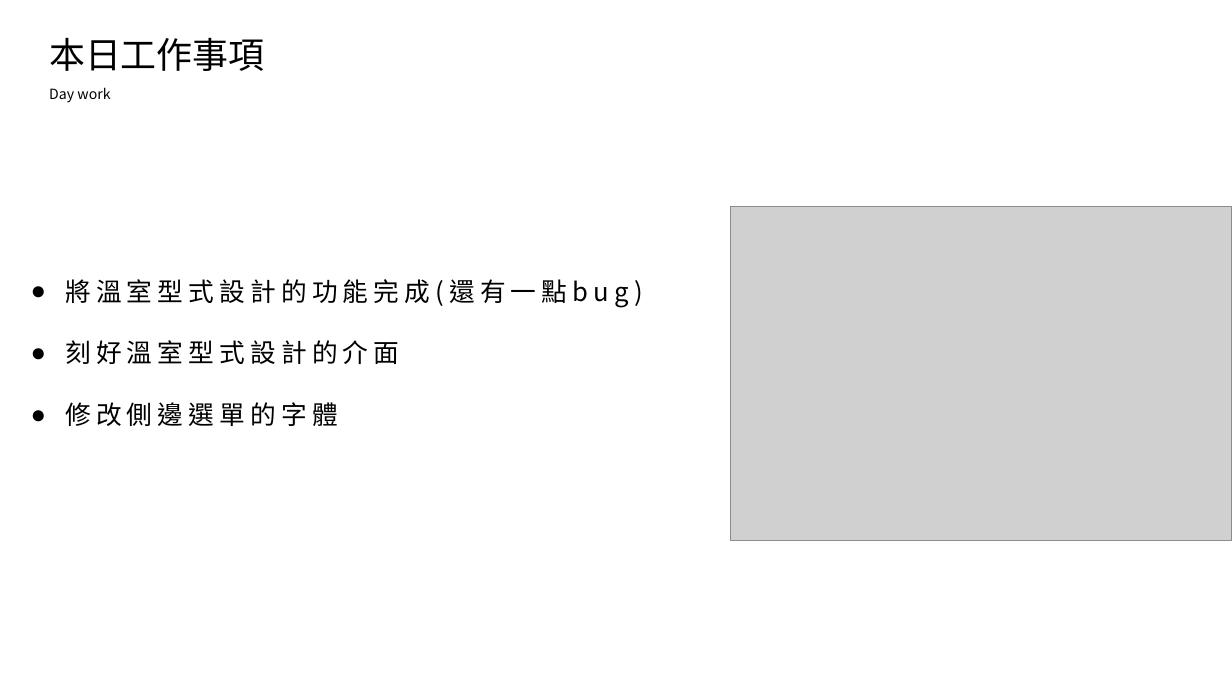
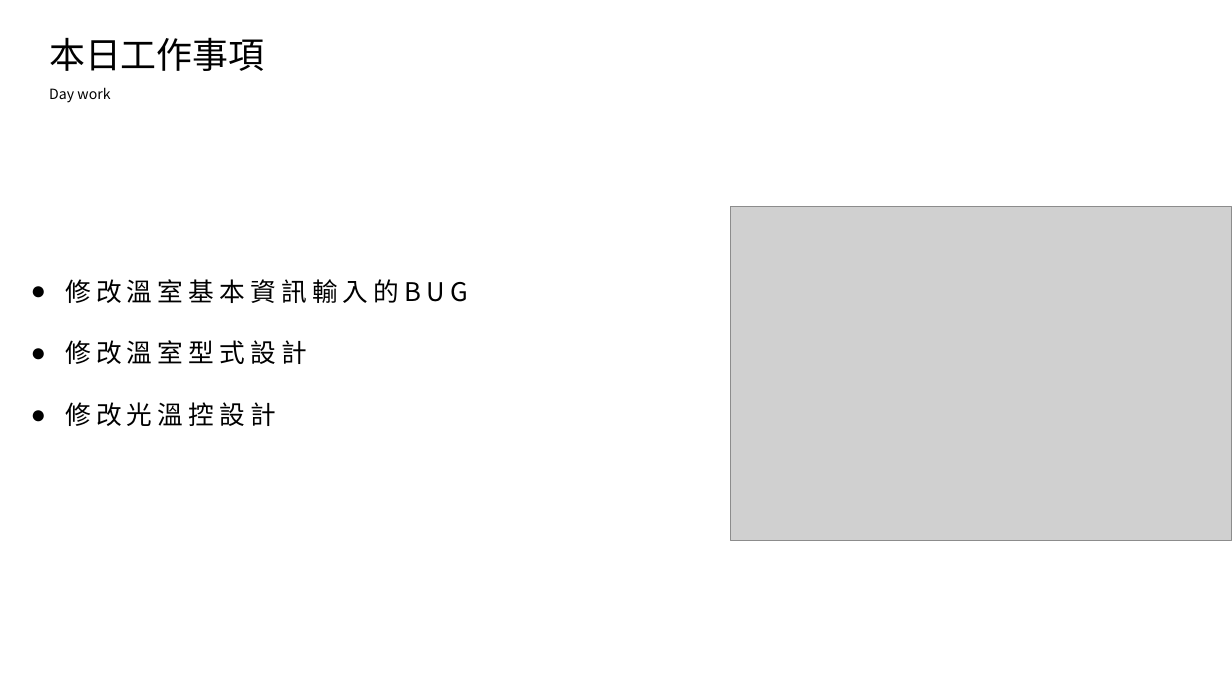
Before and after one commit to king637324/KnowledgeGreenhouseSystem, a slide deck: slide 2 of 工作日報_葉柏漢/2021.07/2021.07.26工作日報_葉柏漢.pptx. Drawn at 1232x693 pixels with LibreOffice and Linux fonts; fonts in the diff are those of the drawing; grey boxes stand for pictures. Boxes give left, top, right and bottom in pixels: in the first picture for what was removed or moved away, otherwise in the second. Text is boxed around its words. In the diff, an @@ line names an element or a change of style, - is before the commit and + after.

```diff
--- a/工作日報_葉柏漢/2021.07/2021.07.26工作日報_葉柏漢.pptx
+++ b/工作日報_葉柏漢/2021.07/2021.07.26工作日報_葉柏漢.pptx
@@ text at (65, 279, 468, 426): text changed @@
-● 將溫室型式設計的功能完成(還有一點bug)
-● 刻好溫室型式設計的介面
-● 修改側邊選單的字體
+● 修改溫室基本資訊輸入的BUG
+● 修改溫室型式設計
+● 修改光溫控設計
```
Also in this commit, not shown: 2 other slides changed, 4 slides added, 2 slides removed, 5 other files.
